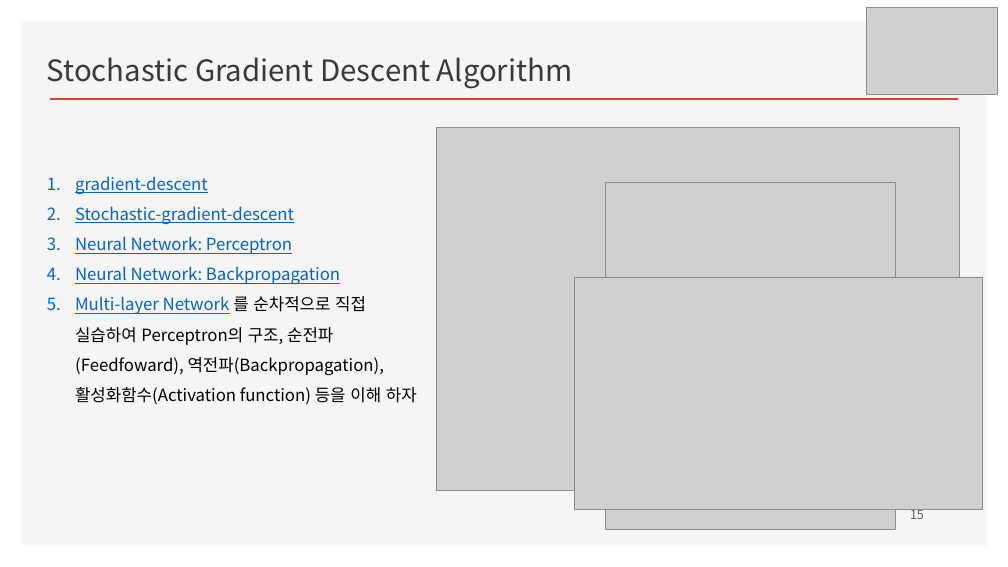
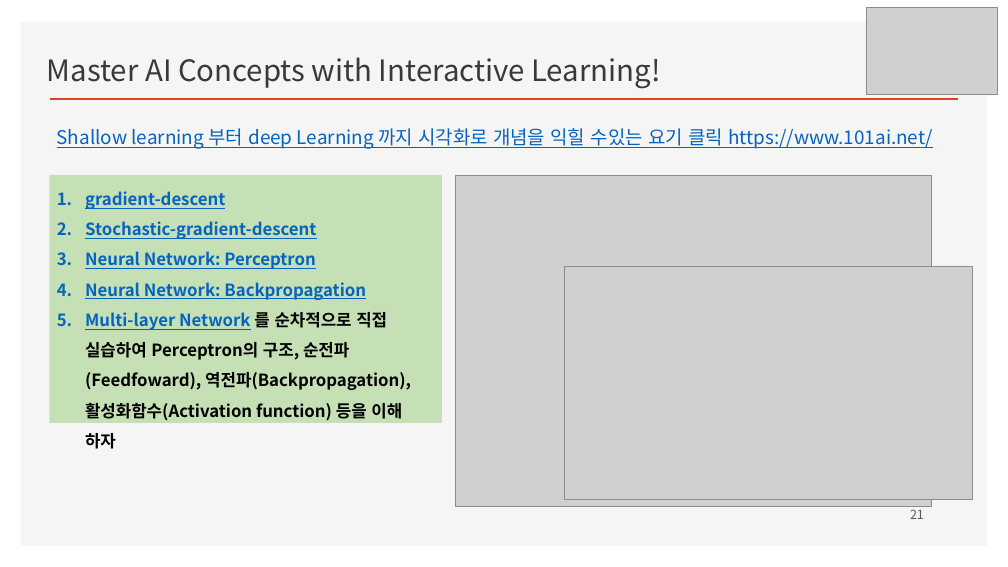
Before and after one commit to ancestor9/mathematics-for-machine-learning, a slide deck: slide 21 of Linear_Algebra/w4_Perceptron_Regression.pptx (slide 15 before the commit). Drawn at 1008x567 pixels with LibreOffice and Linux fonts; fonts in the diff are those of the drawing; grey boxes stand for pictures; background and template pictures are left out. Boxes give left, top, right and bottom in pixels: in the first picture for what was removed or moved away, otherwise in the second. Text is boxed around its words. In the diff, an @@ line names an element or a change of style, - is before the commit and + after.

```diff
--- a/Linear_Algebra/w4_Perceptron_Regression.pptx
+++ b/Linear_Algebra/w4_Perceptron_Regression.pptx
@@ text at box(47, 57, 660, 89): text changed @@
-Stochastic Gradient Descent Algorithm
+Master AI Concepts with Interactive Learning!
@@ text added at box(57, 128, 933, 149), 18 pt, text #0563C1, underline @@
+Shallow learning 부터 deep Learning 까지 시각화로 개념을 익힐 수있는 요기 클릭 https://www.101ai.net/
@@ rectangle "gradient-descent": place and size @@
-rectangle "gradient-descent" at box(75, 176, 417, 404)
+rectangle "gradient-descent" at box(49, 175, 442, 423)
@@ rectangle "gradient-descent" at box(49, 175, 442, 423): bold on; fill none to #C5E0B4 @@
@@ picture: place and size @@
-picture at box(436, 128, 960, 491)
+picture at box(455, 175, 932, 506)
@@ picture removed at box(606, 182, 895, 529) @@
@@ picture: place and size @@
-picture at box(575, 277, 983, 510)
+picture at box(565, 266, 973, 499)
@@ page number at box(910, 506, 924, 519): text changed @@
-15
+21
```
Also in this commit, not shown: 3 other slides changed, 9 slides added.
